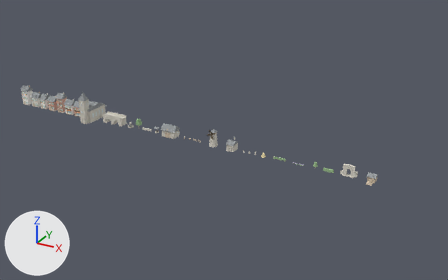
The Blender file tools/blender/postilion.blend as it was, and as the next commit left it.
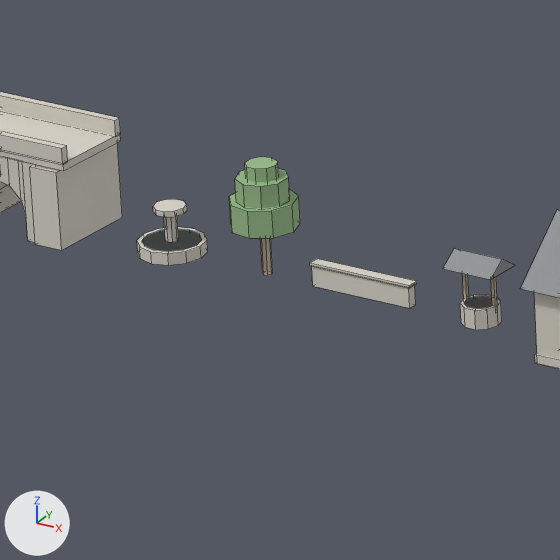
The first picture shows the older version from a 50 mm camera at (251.0, -232.0, 120.0) aimed at (121.0, 4.0, 2.0). The close-ups show the older and then the newer version on the part from 26% to 37% of the width and 38% to 55% of the height of that picture. Only the edits that show in the close-ups are written down. The lights are fixed; the arrows at lower left show +X, +Y and +Z. The close-ups show mesh edges as thin lines.

In view in the first close-up: 'Barn', 'Bridge_Stone', 'Fountain', 'Tree_Plane', 'Wall_Low', 'Well'.
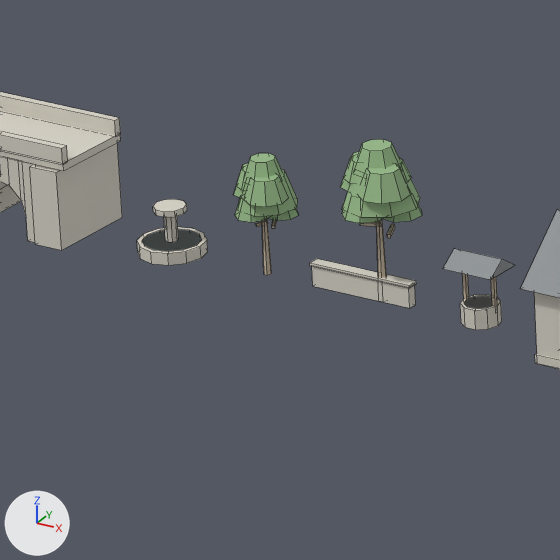
What differs and where, as boxes [x1, y1, x2, y2] in the close-ups (560 x 560 px; the box of a moved part takes in the faces that stretch with it):
'Tree_Forest', added
    after: [340, 139, 422, 278]
    faces in mat_foliage (green #97ba89): [340, 139, 422, 223]
    faces in mat_wood (beige #cbbca6): [359, 220, 395, 278]
'Tree_Plane', reshaped (10% narrower)
    before: [229, 157, 300, 275]
    after: [234, 153, 298, 275]
part 1 of me_tree_plane, added
    after: [262, 221, 272, 275]
part 2 of me_tree_plane, added (green)
    after: [238, 169, 298, 216]
part 3 of me_tree_plane, added (mostly hidden)
    after: [234, 163, 249, 198]
part 4 of me_tree_plane, added (green)
    after: [244, 174, 289, 207]
part 5 of me_tree_plane, added
    after: [235, 196, 271, 222]
part 6 of me_tree_plane, added
    after: [269, 209, 298, 221]
part 7 of me_tree_plane, added (green)
    after: [246, 153, 282, 184]
part 8 of me_tree_plane, added
    after: [236, 166, 248, 190]
part 9 of me_tree_plane, deleted (green)
    before: [235, 168, 290, 209]
part 10 of me_tree_plane, deleted (green)
    before: [245, 157, 278, 182]
part 11 of me_tree_plane, deleted
    before: [261, 238, 273, 275]
part 12 of me_tree_plane, moved or reshaped
    before: [229, 189, 300, 238]
    after: [255, 219, 277, 228]

What the commit changed:
me_tree_plane is used by ob_tree_plane; location (75.0, 0.0, 0.0).
me_tree_plane had 68 vertices, 42 faces and spanned x -1.41..1.5, y -1.48..1.48, z 0.0..5.07.
me_tree_plane now has 148 vertices, 96 faces and spans x -1.59..1.47, y -1.39..1.42, z 0.0..5.3.
me_tree_plane part 1: a new loose piece, a 6-sided cut cone along z (radius 0.18 at the low end, 0.11 at the high end) spanning x -0.18..0.18, y -0.16..0.16, z 0.0..2.9, in mat_wood (beige #cbbca6).
me_tree_plane part 2: a new loose piece, an 8-sided cut cone along z (radius 1.35 at the low end, 0.84 at the high end) spanning x -1.17..1.47, y -1.22..1.42, z 3.15..4.57, in mat_foliage (green #97ba89).
me_tree_plane part 3: a new loose piece, an 8-sided cut cone along z (radius 1.05 at the low end, 0.65 at the high end) spanning x -1.59..0.49, y -0.69..1.39, z 3.55..4.65, in mat_foliage (green #97ba89).
me_tree_plane part 4: a new loose piece, an 8-sided cut cone along z (radius 0.95 at the low end, 0.59 at the high end) spanning x -0.44..1.44, y -1.39..0.49, z 3.7..4.7, in mat_foliage (green #97ba89).
me_tree_plane part 5: a new loose piece, an 8-sided cut cone along z (radius 0.8 at the low end, 0.5 at the high end) spanning x -0.92..0.62, y -1.32..0.22, z 2.85..3.69, in mat_foliage (green #97ba89).
me_tree_plane part 6: a new loose piece, an 8-sided cut cone along z (radius 0.72 at the low end, 0.45 at the high end) spanning x -0.05..1.29, y -0.25..1.09, z 2.7..3.46, in mat_foliage (green #97ba89).
me_tree_plane part 7: a new loose piece, an 8-sided cut cone along z (radius 0.9 at the low end, 0.56 at the high end) spanning x -0.84..0.94, y -0.84..0.94, z 4.35..5.3, in mat_foliage (green #97ba89).
me_tree_plane part 8: a new loose piece, an 8-sided cut cone along z (radius 0.7 at the low end, 0.43 at the high end) spanning x -1.1..0.3, y -0.85..0.55, z 4.05..4.78, in mat_foliage (green #97ba89).
me_tree_plane part 9: the loose piece of 18 vertices spanning x -1.15..1.1, y -1.14..1.12, z 3.4..4.46 is deleted.
me_tree_plane part 10: the loose piece of 18 vertices spanning x -0.68..0.7, y -0.67..0.7, z 4.2..5.07 is deleted.
me_tree_plane part 11: the loose piece of 14 vertices spanning x -0.2..0.22, y -0.21..0.21, z 0.0..2.4 is deleted.
me_tree_plane part 12: 18 vertices removed from x -1.41..1.5, y -1.48..1.48, z 2.2..3.45; 24 vertices added at x -0.54..0.66, y -0.38..0.55, z 2.09..2.62.
Mesh me_tree_forest is new.
It has 156 vertices, 100 faces and spans x -1.95..1.81, y -1.64..1.74, z 0.0..7.0.
Faces by material slot: [20, 80].
It uses material mat_wood (beige #cbbca6).
It uses material mat_foliage (green #97ba89).
Object 'Tree_Forest' (ob_tree_forest) is new; it shows me_tree_forest.
Its location is (81.0, 0.0, 0.0).
